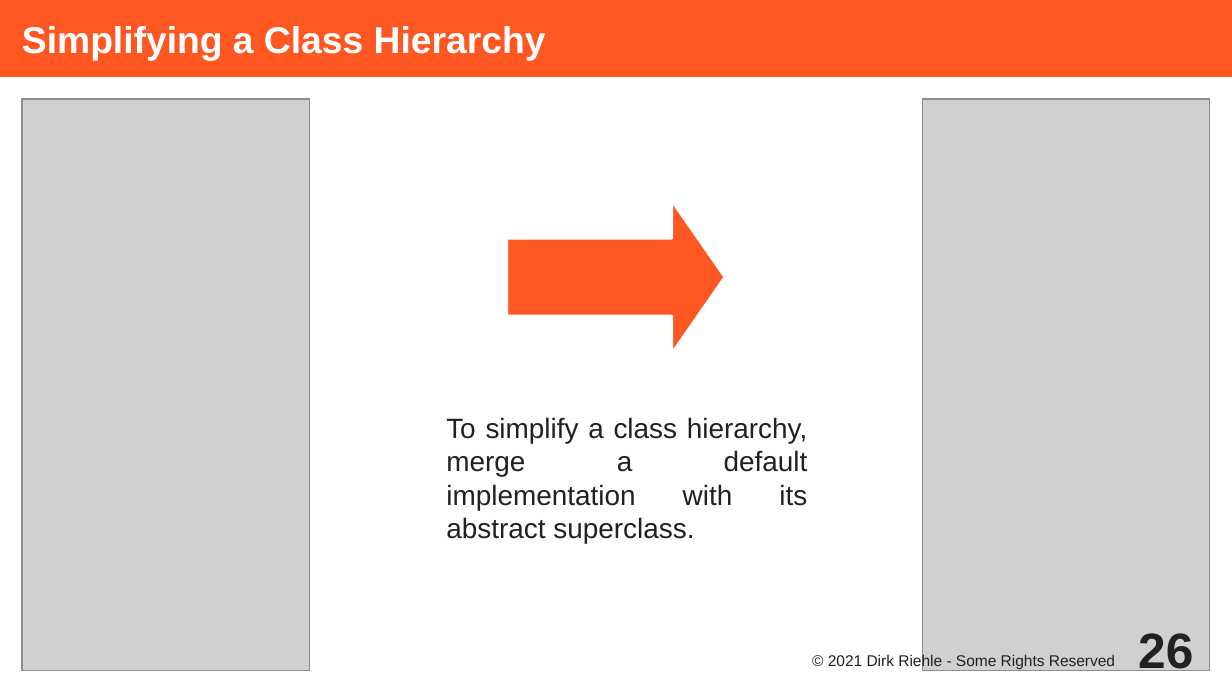
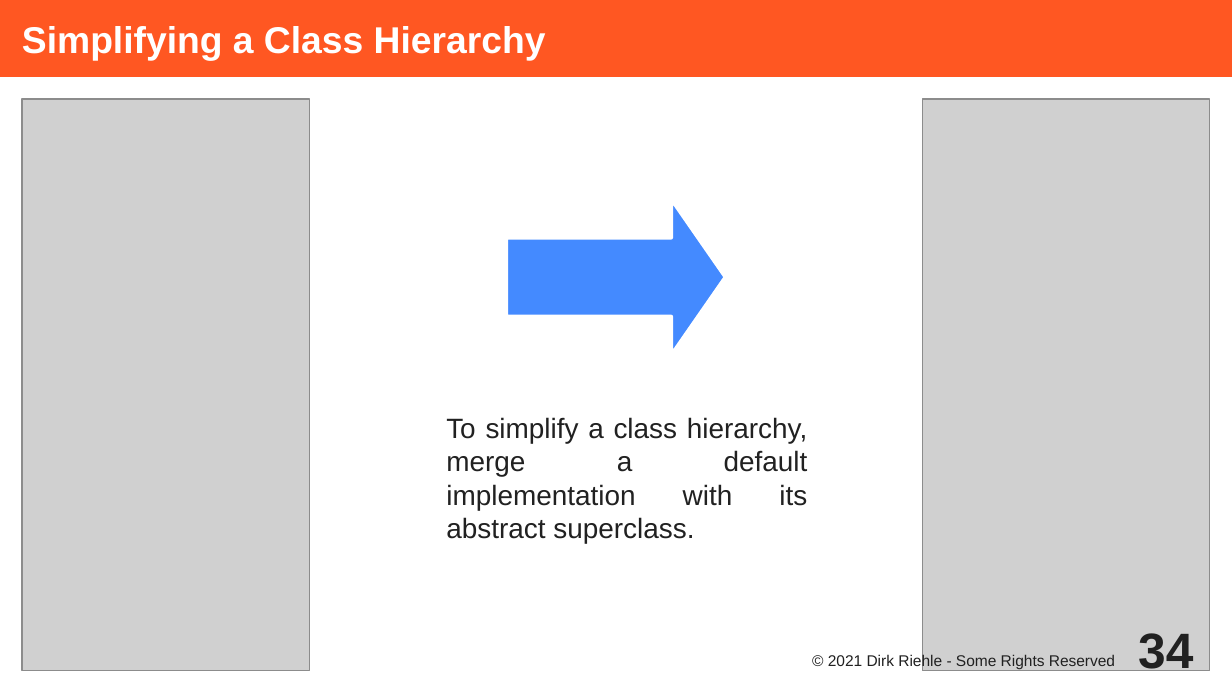
Before and after one commit to dirkriehle/adap-course, a slide deck: slide 34 of Lecture Slides/ADAP C03 - Subtyping and Inheritance.odp (slide 26 before the commit). Drawn at 1232x693 pixels with LibreOffice and Linux fonts; fonts in the diff are those of the drawing; grey boxes stand for pictures. Boxes give left, top, right and bottom in pixels: in the first picture for what was removed or moved away, otherwise in the second. Text is boxed around its words. In the diff, an @@ line names an element or a change of style, - is before the commit and + after.

```diff
--- a/Lecture Slides/ADAP C03 - Subtyping and Inheritance.odp
+++ b/Lecture Slides/ADAP C03 - Subtyping and Inheritance.odp
@@ right arrow at (506, 198, 727, 357): fill #FF5722 to #448AFF @@
@@ page number at (1138, 633, 1193, 678): text changed @@
-26
+34
```
Also in this commit, not shown: 4 other slides changed, 9 slides added, 5 other files.
